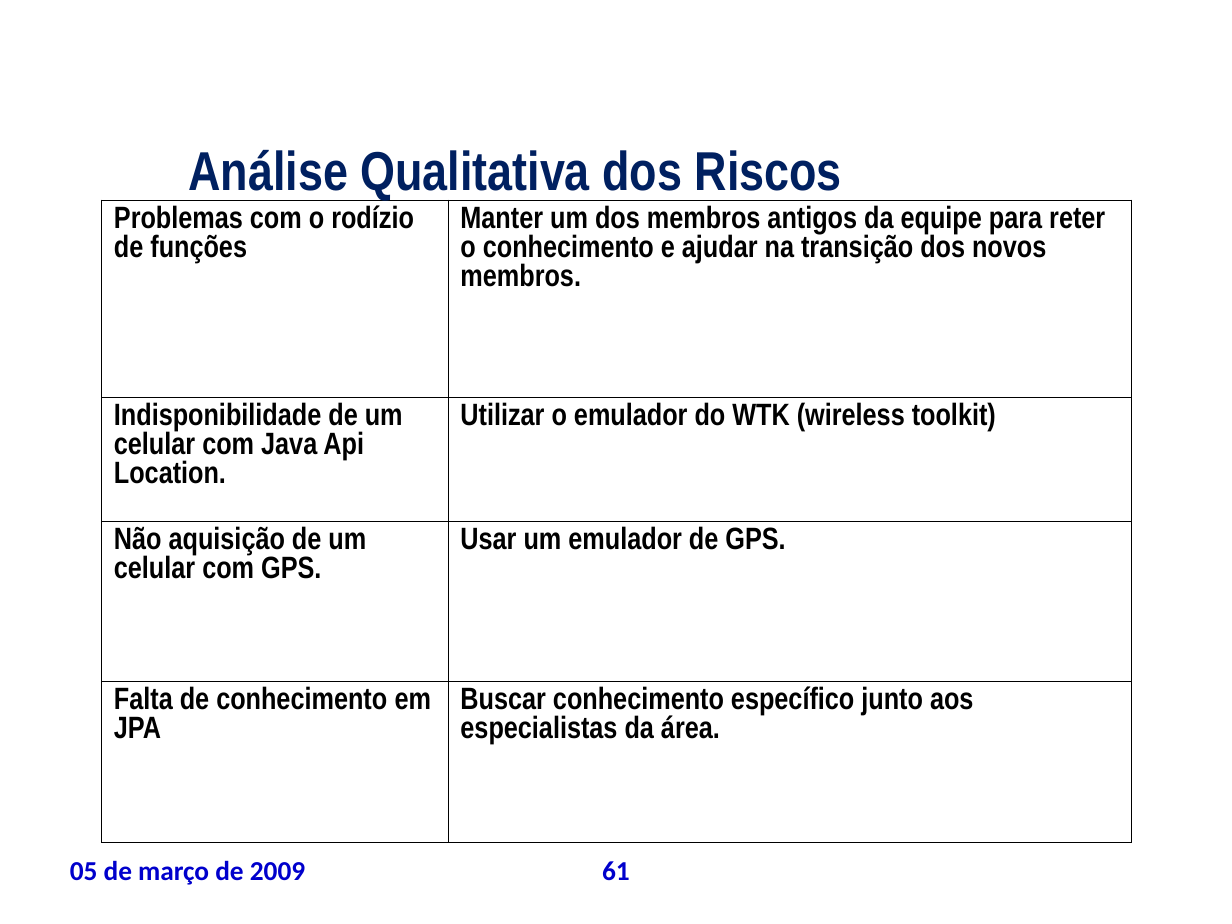
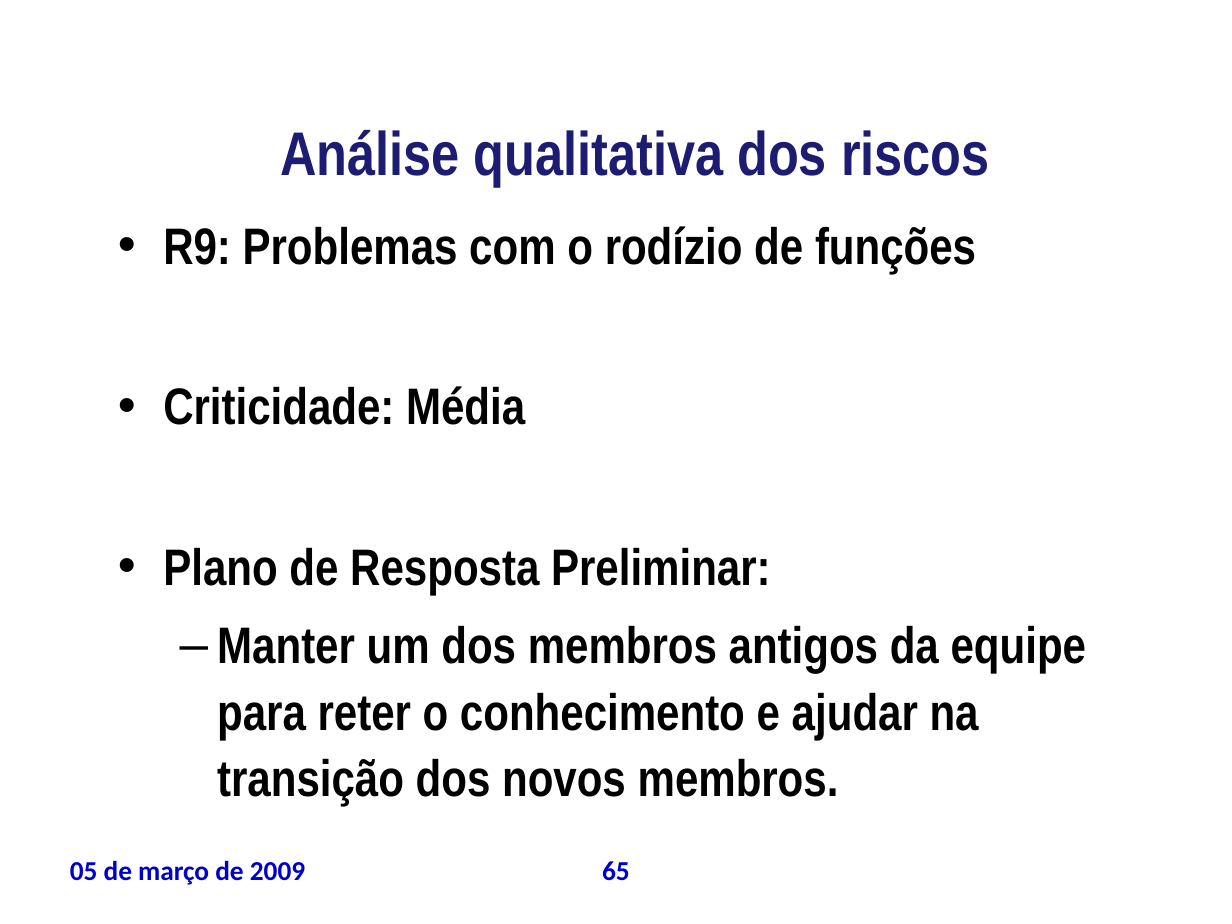
Before and after one commit to theoziran/sislodim, a slide deck: slide 65 of documentos/ProjetoPSA/TAP_apresentacao.ppt (slide 61 before the commit). Drawn at 1232x924 pixels with LibreOffice and Linux fonts; fonts in the diff are those of the drawing; background and template pictures are left out. Boxes give left, top, right and bottom in pixels: in the first picture for what was removed or moved away, otherwise in the second. Text is boxed around its words. In the diff, an @@ line names an element or a change of style, - is before the commit and + after.

```diff
--- a/documentos/ProjetoPSA/TAP_apresentacao.ppt
+++ b/documentos/ProjetoPSA/TAP_apresentacao.ppt
@@ title "Análise qualitativa dos riscos" at [280,130,990,187]: vertical alignment top to middle @@
@@ title at [280,130,990,187]: text changed; size 32 to 36 pt; text colour #002060 to #1C1C72 @@
-Análise Qualitativa dos Riscos
+Análise qualitativa dos riscos
@@ table removed at [102,200,1132,840], 4 rows, 2 columns @@
-Problemas com o rodízio de funções | Manter um dos membros antigos da equipe para reter o conhecimento e ajudar na transição dos novos membros.
-Indisponibilidade de um celular com Java Api Location. | Utilizar o emulador do WTK (wireless toolkit)
-Não aquisição de um celular com GPS. | Usar um emulador de GPS.
-Falta de conhecimento em JPA | Buscar conhecimento específico junto aos especialistas da área.
@@ text added at [163,226,1086,807], 30 pt, text #000000, bold @@
+• R9: Problemas com o rodízio de funções
+• Criticidade: Média
+• Plano de Resposta Preliminar:
+  – Manter um dos membros antigos da equipe para reter o conhecimento e ajudar na transição dos novos membros.
@@ page number at [602,861,630,880]: text changed @@
-61
+65
```
Also in this commit, not shown: 4 other slides changed, 10 slides added, 2 slides removed.
